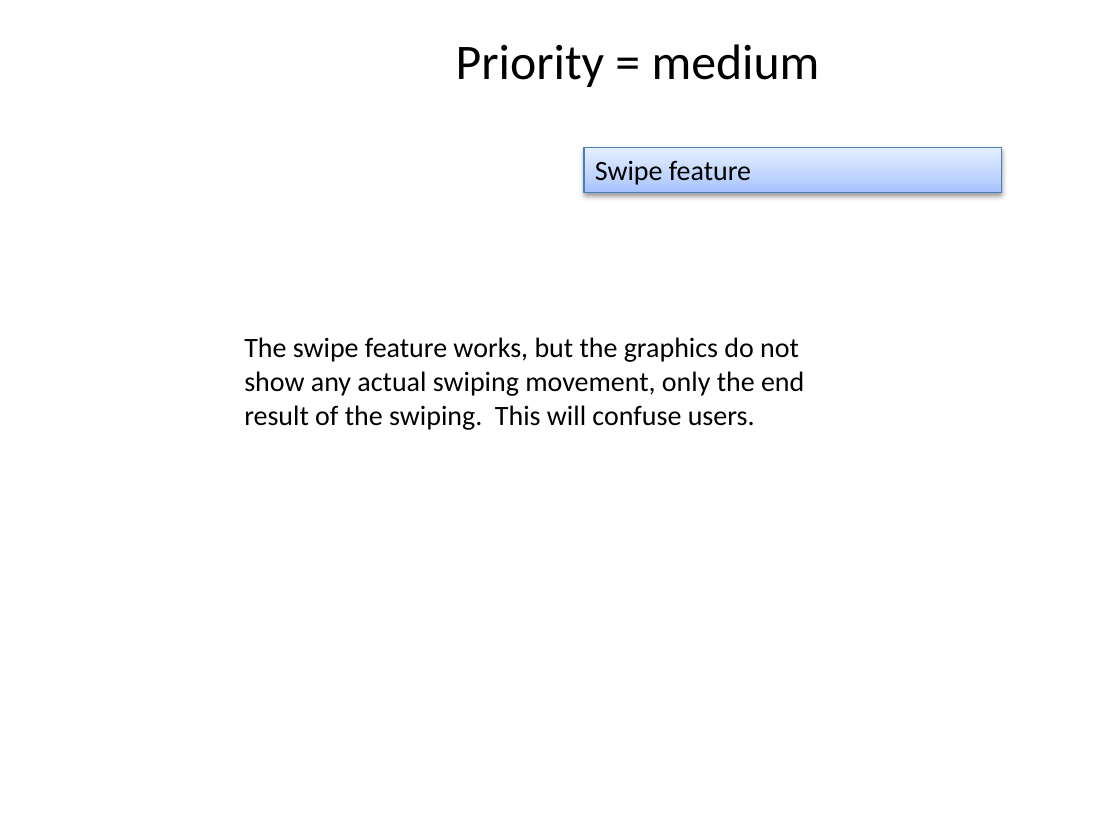
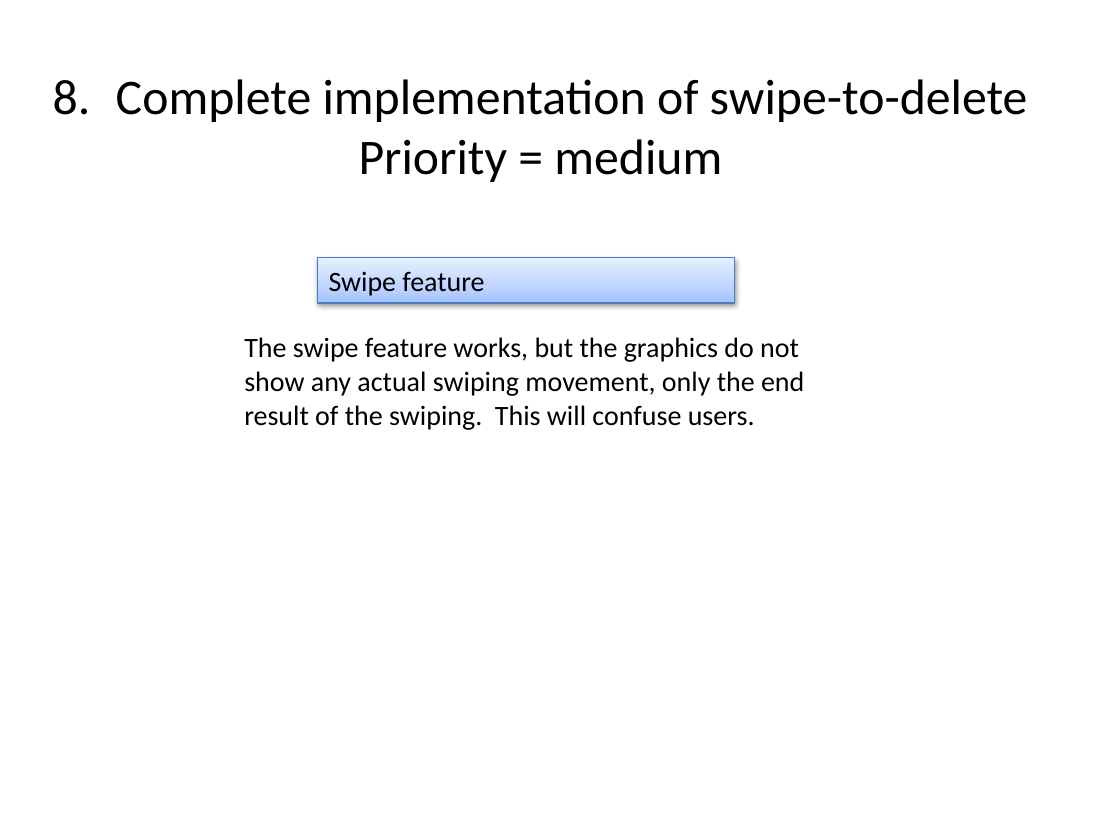
Before and after one commit to phylotastic/Pt_Mobile_Application, a slide deck: slide 10 of design/mobile_app_mvp_priorities.pptx (slide 6 before the commit). Drawn at 1120x840 pixels with LibreOffice and Linux fonts; fonts in the diff are those of the drawing. Boxes give left, top, right and bottom in pixels: in the first picture for what was removed or moved away, otherwise in the second. Text is boxed around its words. In the diff, an @@ line names an element or a change of style, - is before the commit and + after.

```diff
--- a/design/mobile_app_mvp_priorities.pptx
+++ b/design/mobile_app_mvp_priorities.pptx
@@ text "Complete implementation of swipe-to-delete": place and size @@
-text "Complete implementation of swipe-to-delete" at [456,44,820,87]
+text "Complete implementation of swipe-to-delete" at [116,79,1028,182]
@@ text at [116,79,1028,122]: paragraph added @@
+8. Complete implementation of swipe-to-delete
@@ text at [359,139,722,182]: alignment left to centre; indent changed @@
@@ rectangle "Swipe feature": place and size @@
-rectangle "Swipe feature" at [584,148,1001,193]
+rectangle "Swipe feature" at [318,258,736,302]
```
Also in this commit, not shown: 10 other slides changed, 1 slide added, 1 slide removed.
